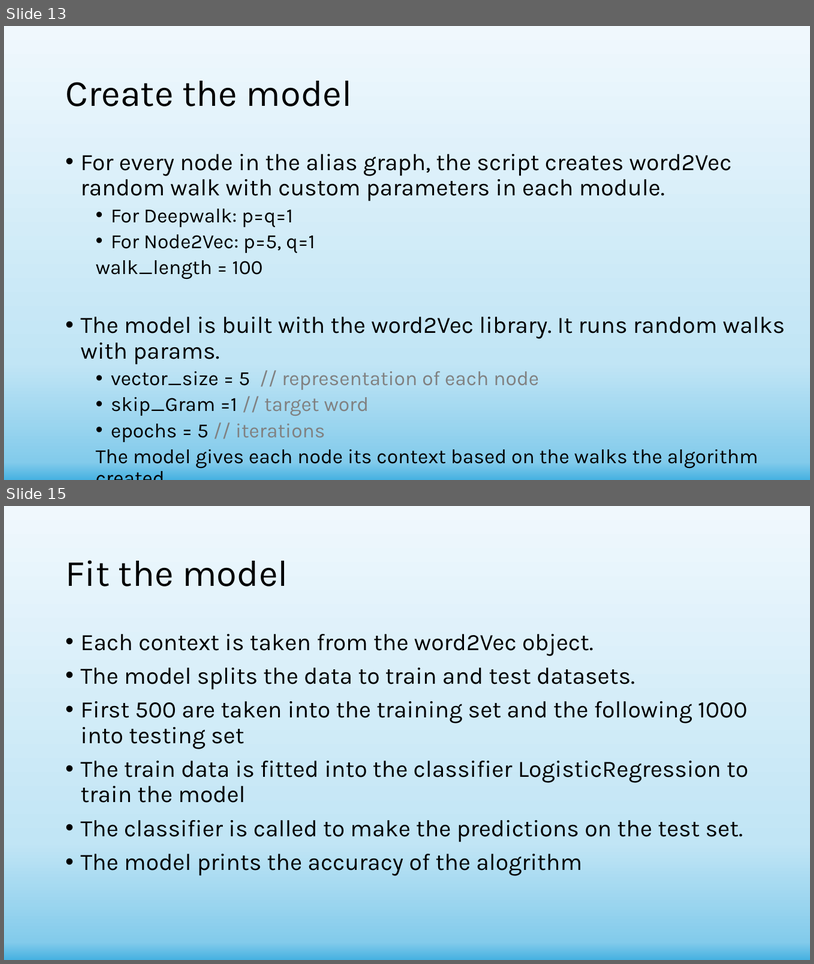
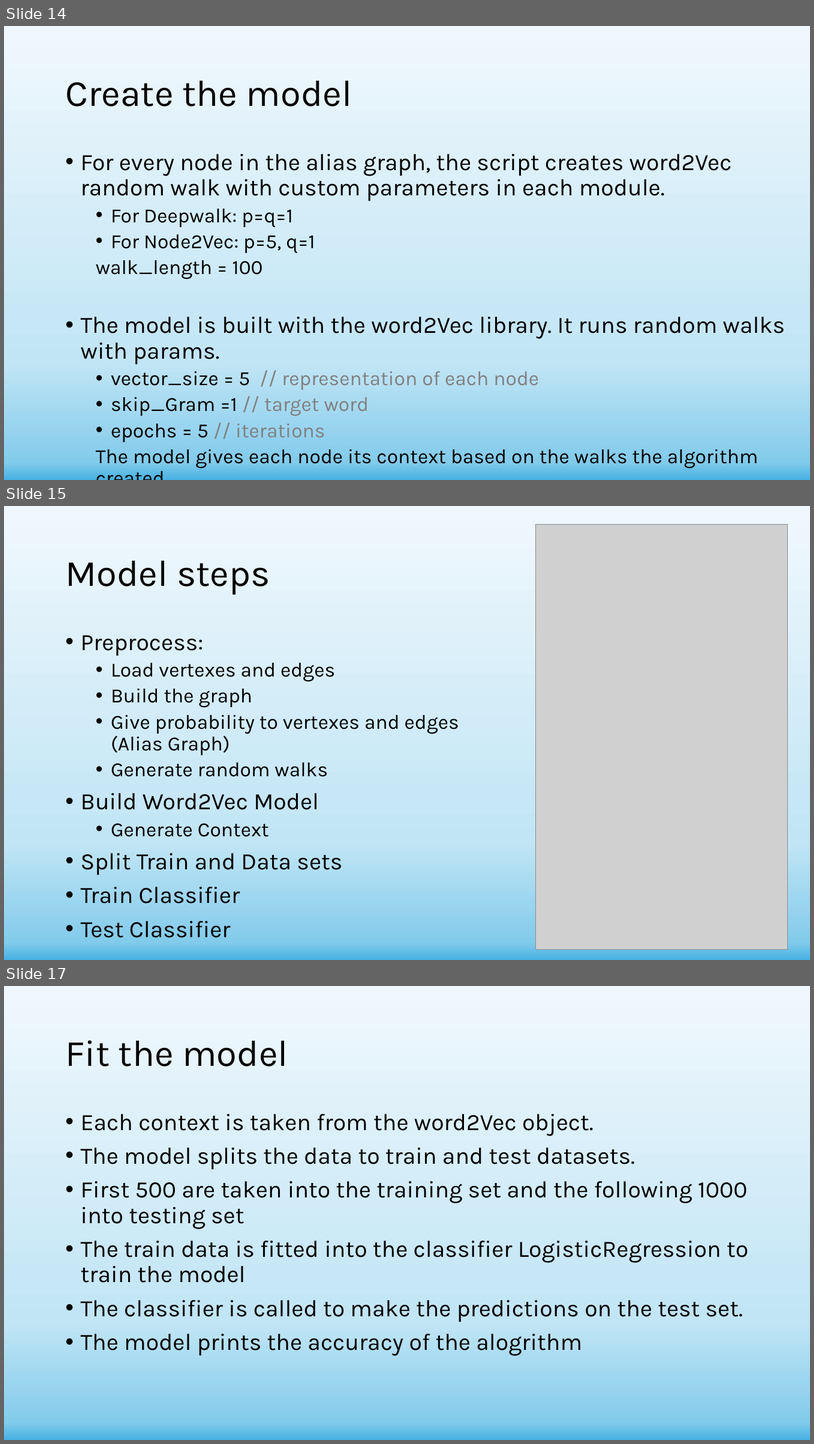
Before and after one commit to shachar700/Graph-Embedding, a slide deck: doc/Graph-Embedding Presentation.pptx. Shown one above the other, each under a label of ours: slides 13 and 15 before the commit, slides 14, 15 and 17 after it; the slides between them are not shown. The pictures are 814x964 and 814x1444 pixels, drawn with LibreOffice and Linux fonts; fonts in the diff are those of the drawing; grey boxes stand for pictures. Boxes give left, top, right and bottom in pixels: in the first picture for what was removed or moved away, otherwise in the second. Text is boxed around its words. In the diff, an @@ line names an element or a change of style, - is before the commit and + after.

```diff
--- a/doc/Graph-Embedding Presentation.pptx
+++ b/doc/Graph-Embedding Presentation.pptx
@@ slide 15 added at bbox=[4, 506, 810, 960], background gradient #F0F8FD to #C1E5F5 to #83CBEB to #46B1E1 @@
@@ picture added at bbox=[536, 524, 788, 949] @@
@@ title added at bbox=[65, 561, 270, 595], 44 pt, text #000000 @@
+Model steps
@@ text added at bbox=[81, 635, 459, 937], 24 pt, text #000000 @@
+• Preprocess:
+  • Load vertexes and edges
+  • Build the graph
+  • Give probability to vertexes and edges (Alias Graph)
+  • Generate random walks
+• Build Word2Vec Model
+  • Generate Context
+• Split Train and Data sets
+• Train Classifier
+• Test Classifier
@@ what was slide 13 is now slide 14 @@
@@ what was slide 15 is now slide 17 @@
```
Also in this commit, not shown: 6 slides changed, 1 other slide added, 2 other files.
